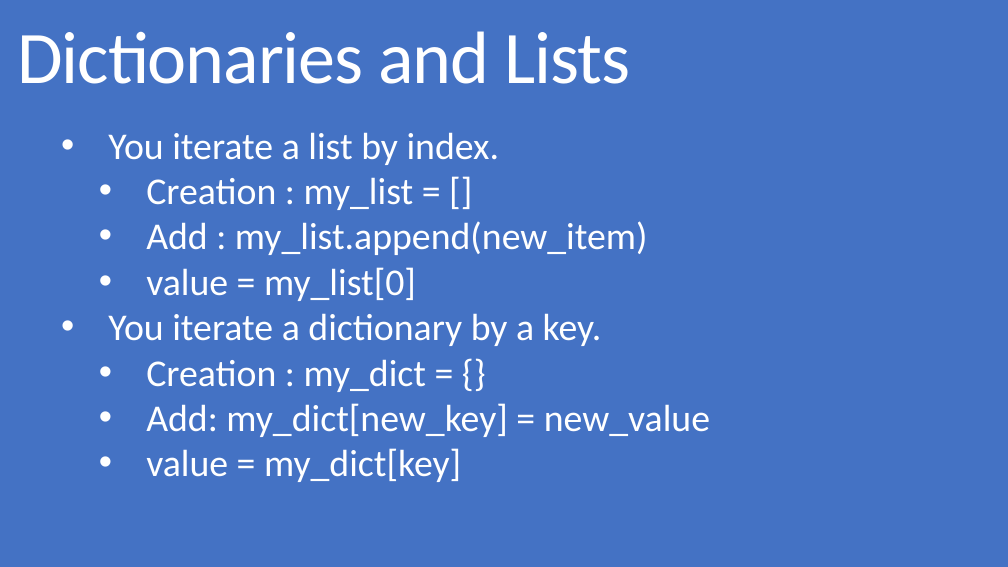
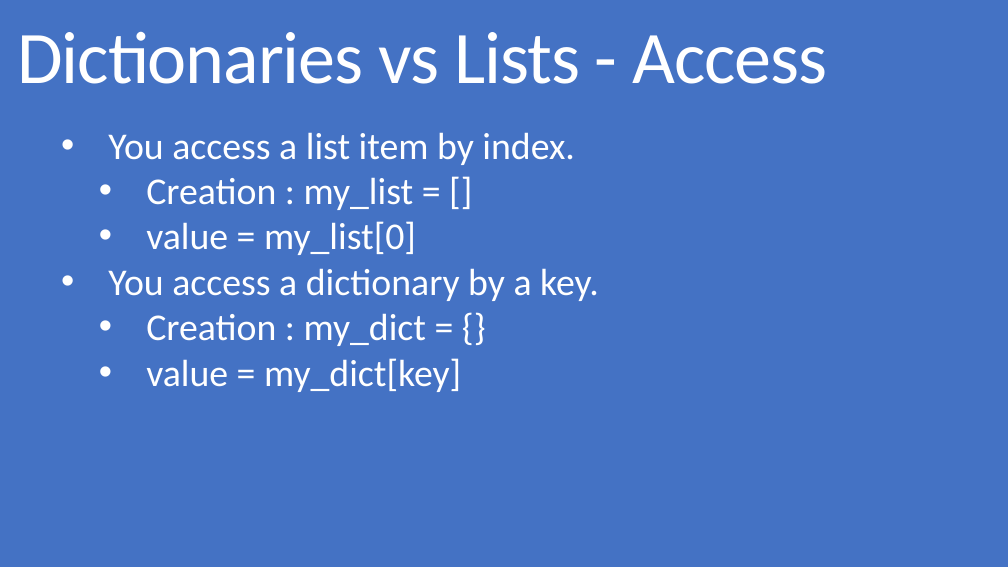
Before and after one commit to grecoe/teals, a slide deck: slide 4 of 5_presentations/Dictionaries.pptx. Drawn at 1008x567 pixels with LibreOffice and Linux fonts; fonts in the diff are those of the drawing. Boxes give left, top, right and bottom in pixels: in the first picture for what was removed or moved away, otherwise in the second. Text is boxed around its words. In the diff, an @@ line names an element or a change of style, - is before the commit and + after.

Commit message:
Update Dictionary presentation

```diff
--- a/5_presentations/Dictionaries.pptx
+++ b/5_presentations/Dictionaries.pptx
@@ title at <box>17,31,827,84</box>: text changed @@
-Dictionaries and Lists
+Dictionaries vs Lists - Access
@@ text at <box>108,132,574,165</box>: text changed @@
-• You iterate a list by index.
+• You access a list item by index.
@@ text at <box>146,221,648,255</box>: paragraph removed @@
-  • Add : my_list.append(new_item)
@@ text at <box>108,268,599,301</box>: text changed @@
-• You iterate a dictionary by a key.
+• You access a dictionary by a key.
@@ text at <box>146,403,710,437</box>: paragraph removed @@
-  • Add: my_dict[new_key] = new_value
```
Also in this commit, not shown: 1 other slide changed, 2 slides added, 1 other file.
